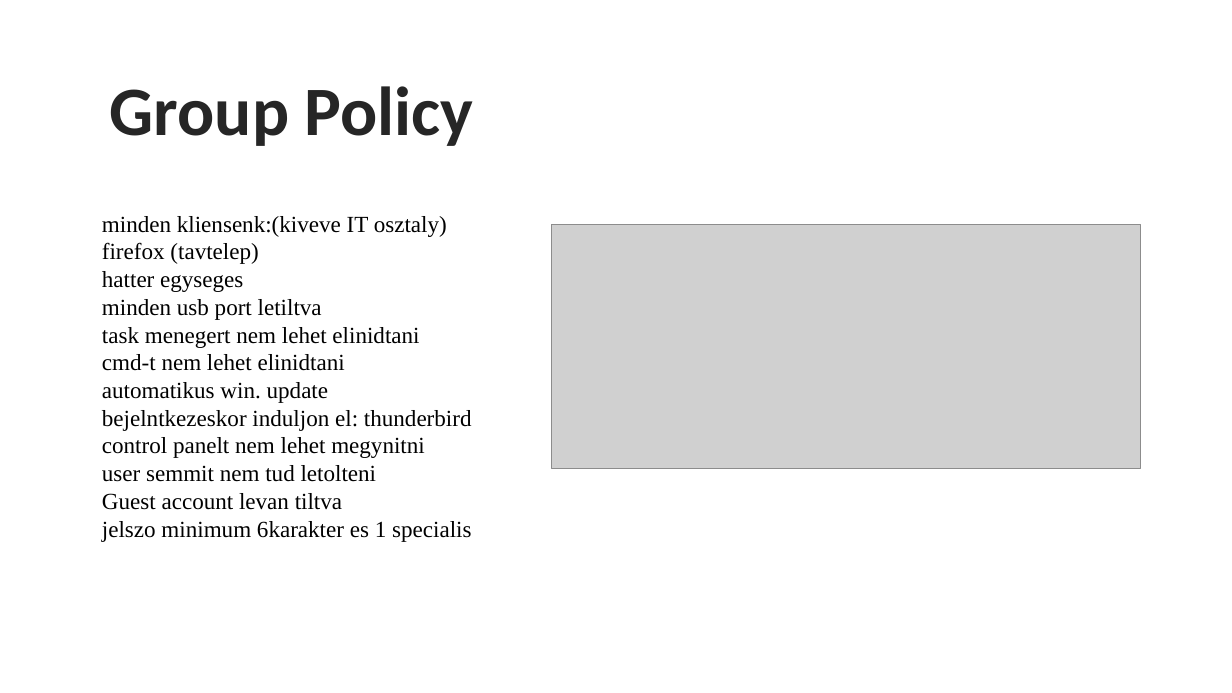
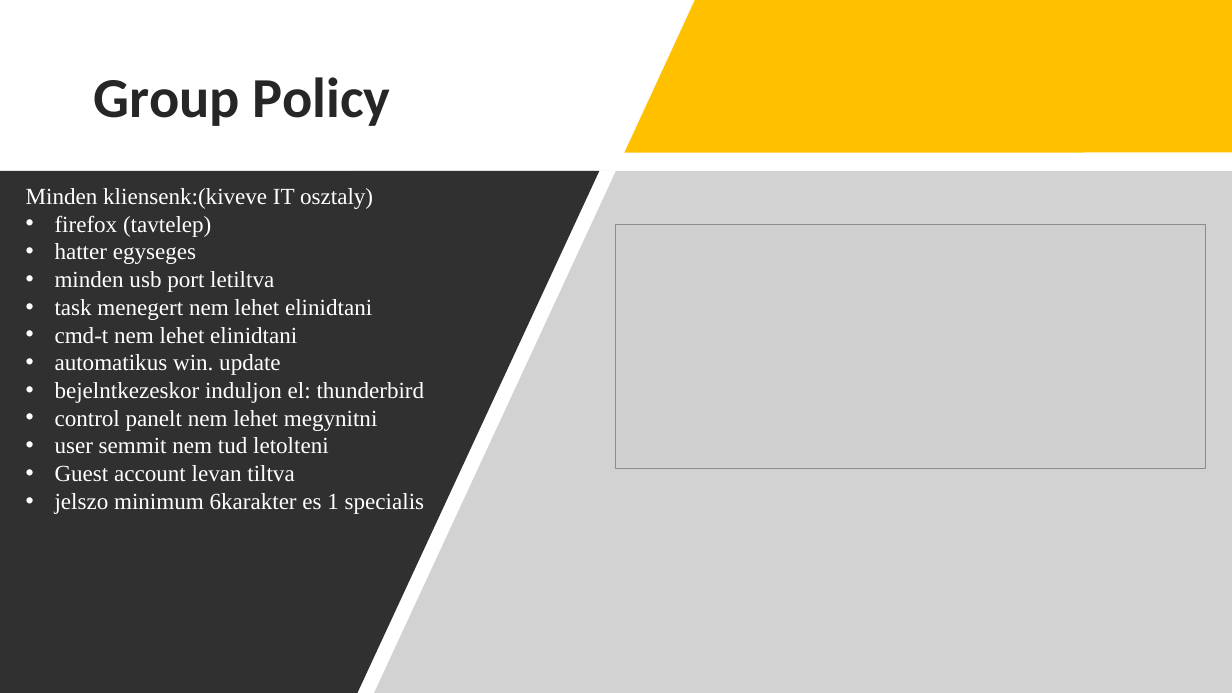
Before and after one commit to MatraBendi/Vizsga2022_IRU, a slide deck: slide 6 of Szerver bemutató.pptx. Drawn at 1232x693 pixels with LibreOffice and Linux fonts; fonts in the diff are those of the drawing; grey boxes stand for pictures. Boxes give left, top, right and bottom in pixels: in the first picture for what was removed or moved away, otherwise in the second. Text is boxed around its words. In the diff, an @@ line names an element or a change of style, - is before the commit and + after.

Commit message:
design

```diff
--- a/Szerver bemutató.pptx
+++ b/Szerver bemutató.pptx
@@ freeform shape added at box(625, 0, 1232, 152), fill #FFC000 @@
@@ text "Group Policy": place and size @@
-text "Group Policy" at box(110, 86, 474, 146)
+text "Group Policy" at box(94, 77, 390, 126)
@@ text "Group Policy" at box(94, 77, 390, 126): size 54 to 44 pt; alignment centre to left; vertical alignment top to middle @@
@@ freeform shape added at box(0, 171, 600, 693), fill #303030 @@
@@ text "Minden kliensenk:(kiveve IT osztaly)": place and size @@
-text "Minden kliensenk:(kiveve IT osztaly)" at box(102, 216, 472, 542)
+text "Minden kliensenk:(kiveve IT osztaly)" at box(26, 188, 425, 514)
@@ freeform shape added at box(352, 171, 1232, 693), fill #A6A6A6 at 50% opacity @@
@@ text at box(26, 188, 373, 209): text changed; text colour #000000 to #FFFFFF @@
-minden kliensenk:(kiveve IT osztaly)
+Minden kliensenk:(kiveve IT osztaly)
@@ text at box(55, 215, 425, 514): text colour #000000 to #FFFFFF in "firefox (tavtelep)", "hatter egyseges", "minden usb port letiltva", "task menegert nem lehet elinidtani" and 7 more places; bullet none to • @@
@@ picture: place and size @@
-picture at box(552, 225, 1141, 469)
+picture at box(616, 225, 1206, 469)
```
Also in this commit, not shown: 9 other slides changed.
